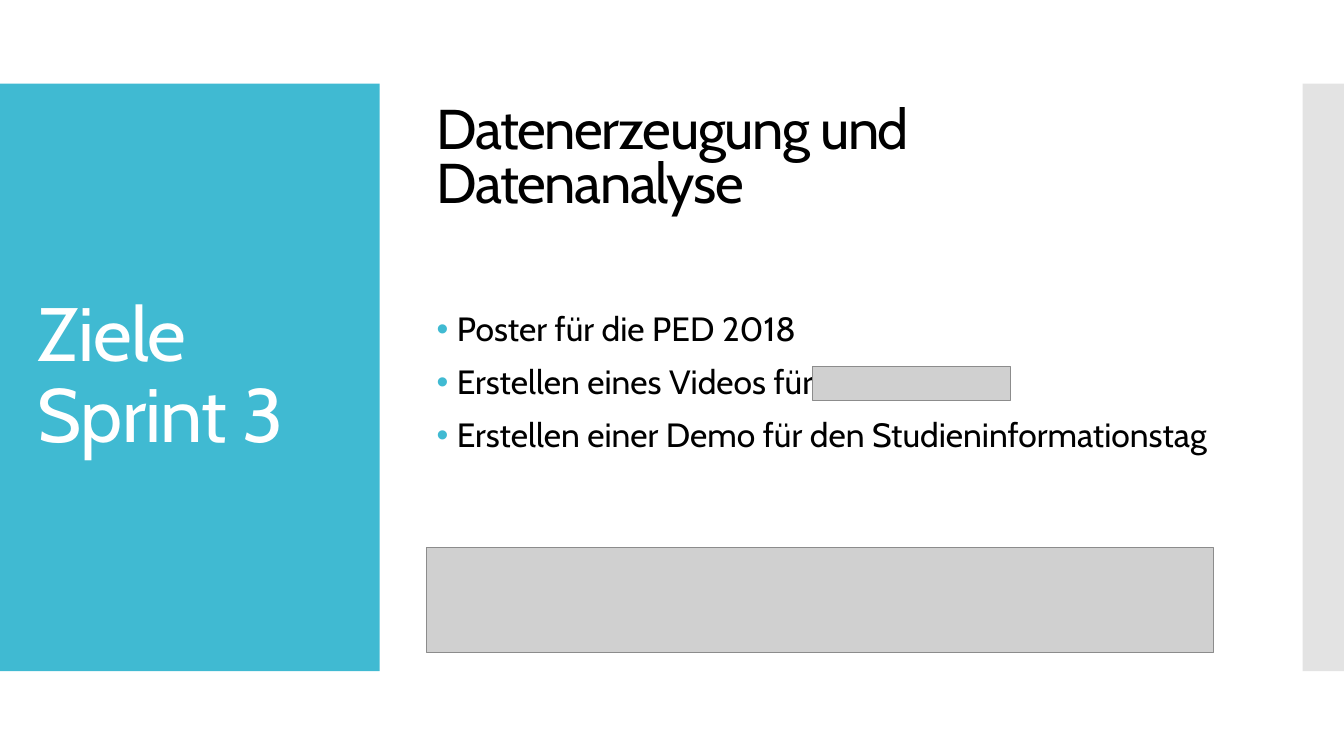
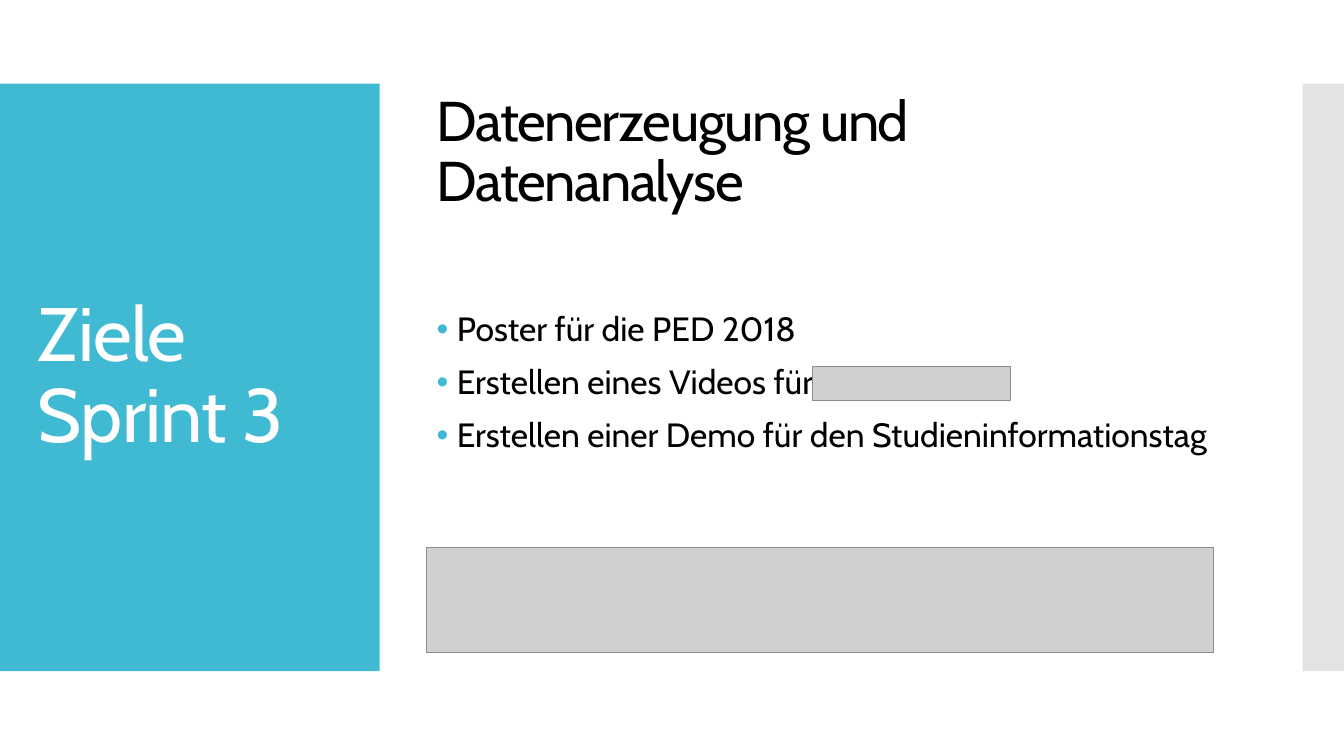
Before and after one commit to Datagroup-ModSim/ModSim17-data-generation-filters, a slide deck: slide 8 of presentations/Sprint 2/Datenerzeugung und Datenanalyse_Sprint2_formatiert.pptx. Drawn at 1344x756 pixels with LibreOffice and Linux fonts; fonts in the diff are those of the drawing; grey boxes stand for pictures. Boxes give left, top, right and bottom in pixels: in the first picture for what was removed or moved away, otherwise in the second. Text is boxed around its words. In the diff, an @@ line names an element or a change of style, - is before the commit and + after.

```diff
--- a/presentations/Sprint 2/Datenerzeugung und Datenanalyse_Sprint2_formatiert.pptx
+++ b/presentations/Sprint 2/Datenerzeugung und Datenanalyse_Sprint2_formatiert.pptx
@@ text "Datenerzeugung und Datenanalyse" at (x1=437, y1=99, x2=909, y2=214): line spacing 0.8 to 0.9 @@
```
Also in this commit, not shown: 1 other slide changed, 4 slides added, 2 other files.
